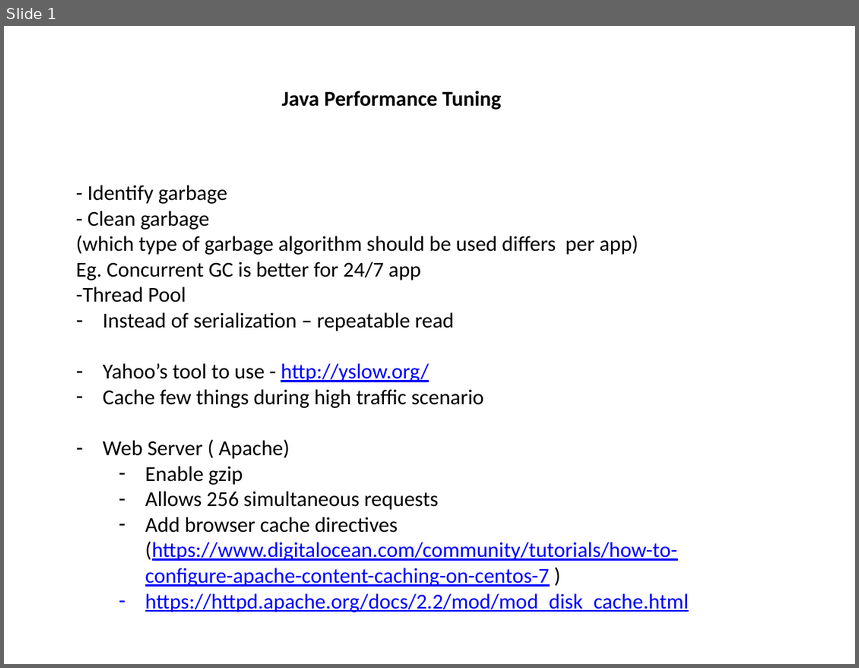
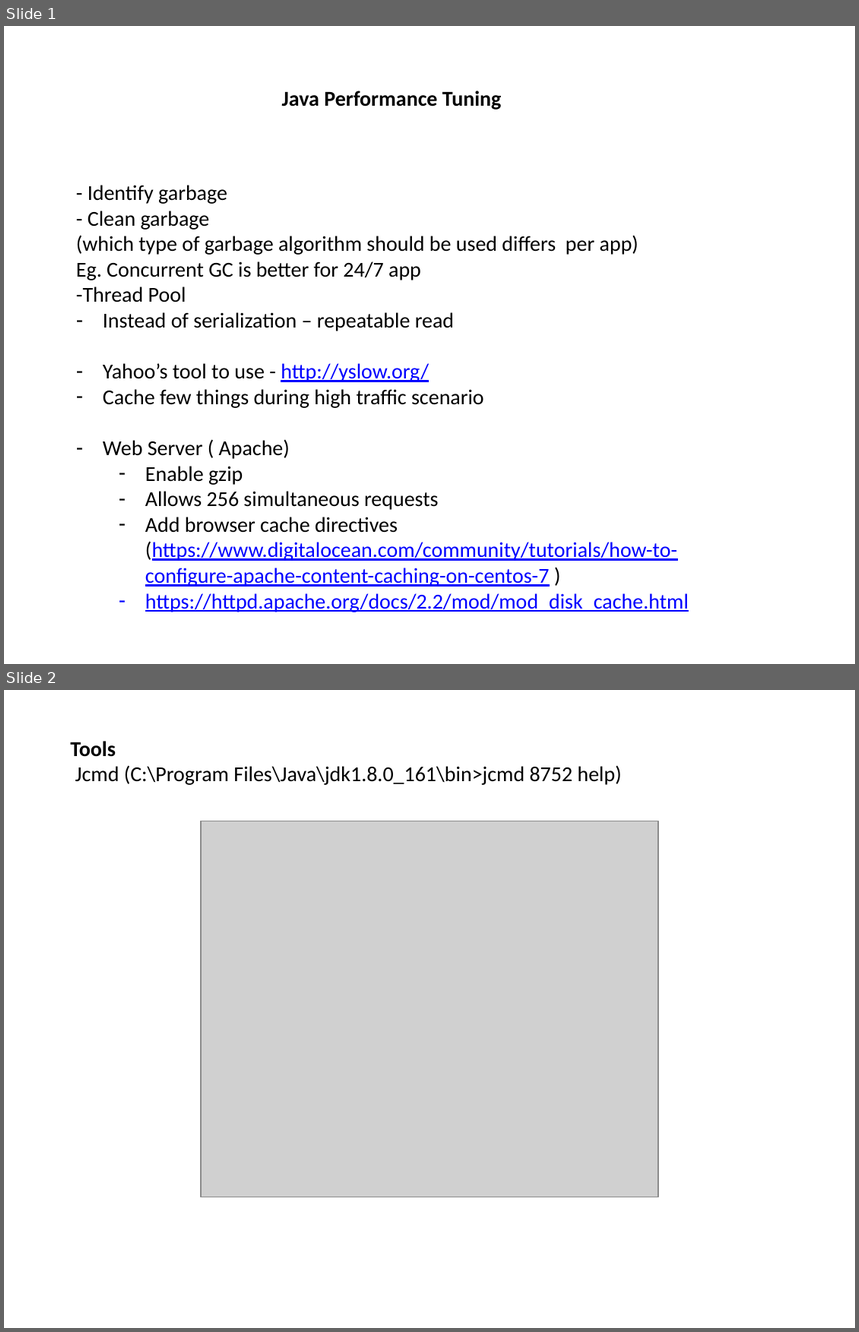
Before and after one commit to mdparthi/JavaPerformanceTuning, a slide deck: JPTInfo.pptx. Shown one above the other, each under a label of ours: slide 1 before the commit, slides 1 and 2 after it. The pictures are 859x668 and 859x1332 pixels, drawn with LibreOffice and Linux fonts; fonts in the diff are those of the drawing; grey boxes stand for pictures. Boxes give left, top, right and bottom in pixels: in the first picture for what was removed or moved away, otherwise in the second. Text is boxed around its words. In the diff, an @@ line names an element or a change of style, - is before the commit and + after.

```diff
--- a/JPTInfo.pptx
+++ b/JPTInfo.pptx
@@ slide 2 added at [4,690,855,1328], background #FFFFFF @@
@@ text added at [70,741,622,785], 18 pt, text #000000 @@
+Tools
+Jcmd (C:\Program Files\Java\jdk1.8.0_161\bin>jcmd 8752 help)
@@ picture added at [201,821,658,1198] @@
```
Also in this commit, not shown: 3 other slides added.
